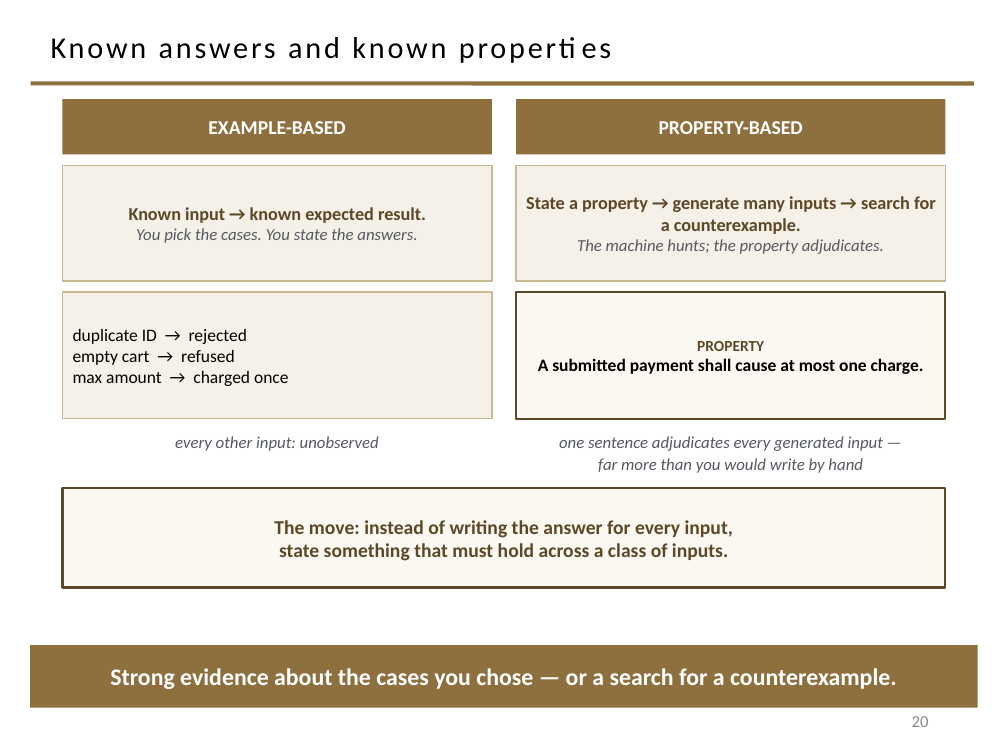
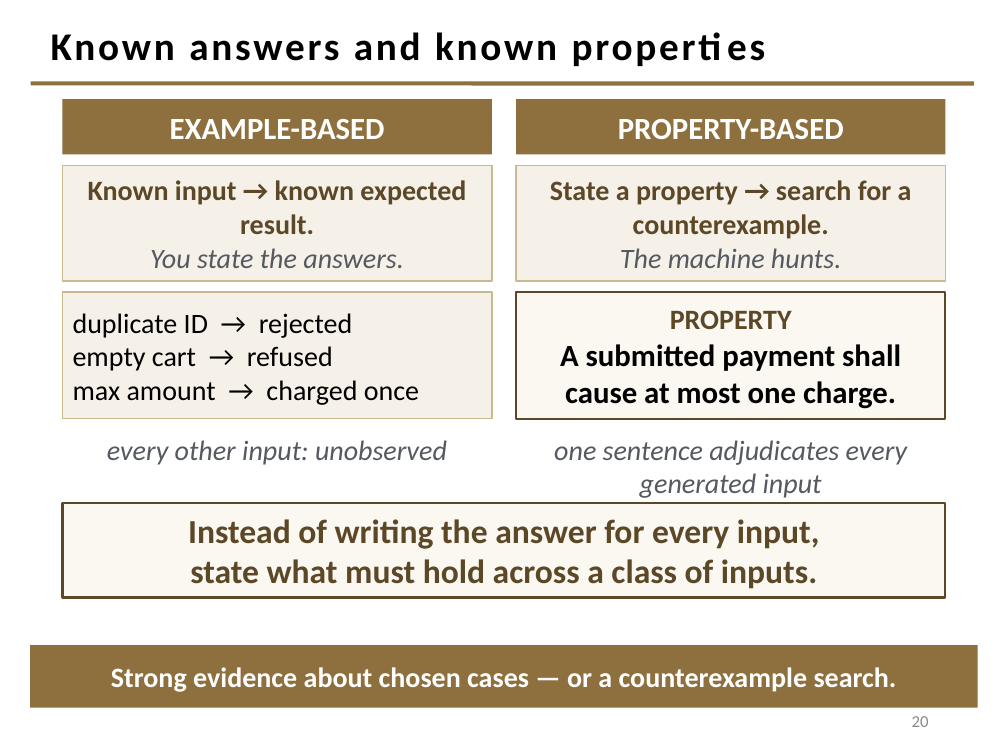
Before and after one commit to davisjam/model-based-agentic-software-engineering, a slide deck: slide 20 of course/lectures/act-1-foundations/08-validation/1-8-Validation.pptx. Drawn at 1008x756 pixels with LibreOffice and Linux fonts; fonts in the diff are those of the drawing; background and template pictures are left out. Boxes give left, top, right and bottom in pixels: in the first picture for what was removed or moved away, otherwise in the second. Text is boxed around its words. In the diff, an @@ line names an element or a change of style, - is before the commit and + after.

```diff
--- a/course/lectures/act-1-foundations/08-validation/1-8-Validation.pptx
+++ b/course/lectures/act-1-foundations/08-validation/1-8-Validation.pptx
@@ title "Known answers and known properties" at (51, 32, 557, 61): size 21.6 to 28 pt, bold on @@
@@ rectangle "EXAMPLE-BASED" at (62, 99, 492, 154): size 14 to 22 pt @@
@@ rectangle "PROPERTY-BASED" at (516, 99, 946, 154): size 14 to 22 pt @@
@@ text in rectangle at (88, 180, 466, 234): size 13 to 20 pt in "Known input → known expected result." @@
@@ text in rectangle at (550, 180, 912, 268): text changed; size 13 to 20 pt @@
-State a property → generate many inputs → search for a counterexample.
-The machine hunts; the property adjudicates.
+State a property → search for a counterexample.
+The machine hunts.
@@ text in rectangle at (150, 248, 404, 268): text changed; size 12 to 20 pt @@
-You pick the cases. You state the answers.
+You state the answers.
@@ rectangle "duplicate ID → rejected" at (62, 292, 492, 419): size 12.5 to 20 pt @@
@@ rectangle "PROPERTY" at (516, 292, 946, 419): size 11 to 20 pt in "PROPERTY"; size 12.5 to 22 pt in "A submitted payment shall cause at most ..." @@
@@ text "every other input: unobserved" at (107, 440, 447, 465): size 12 to 20 pt @@
@@ text at (554, 440, 907, 498): text changed; size 12 to 20 pt @@
-one sentence adjudicates every generated input —
-far more than you would write by hand
+one sentence adjudicates every generated input
@@ rectangle "Instead of writing the answer ...": place and size @@
-rectangle "Instead of writing the answer ..." at (62, 488, 946, 587)
+rectangle "Instead of writing the answer ..." at (62, 503, 946, 598)
@@ text in rectangle at (188, 519, 820, 589): text changed; size 14 to 24 pt @@
-The move: instead of writing the answer for every input,
-state something that must hold across a class of inputs.
+Instead of writing the answer for every input,
+state what must hold across a class of inputs.
@@ text in rectangle at (111, 667, 897, 692): text changed; size 17 to 20 pt @@
-Strong evidence about the cases you chose — or a search for a counterexample.
+Strong evidence about chosen cases — or a counterexample search.
```
Also in this commit, not shown: 26 other slides changed, 1 slide added, 1 slide removed.
